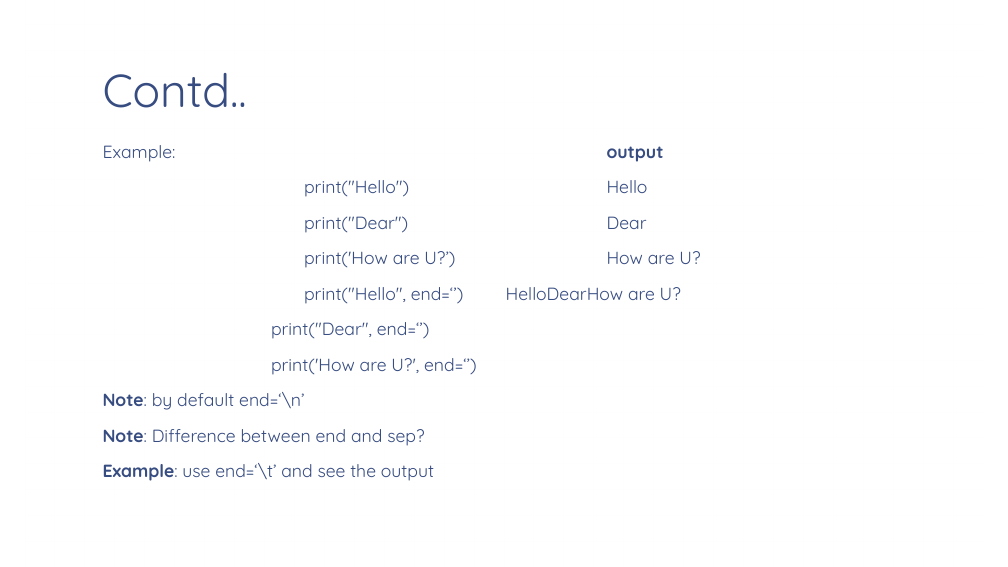
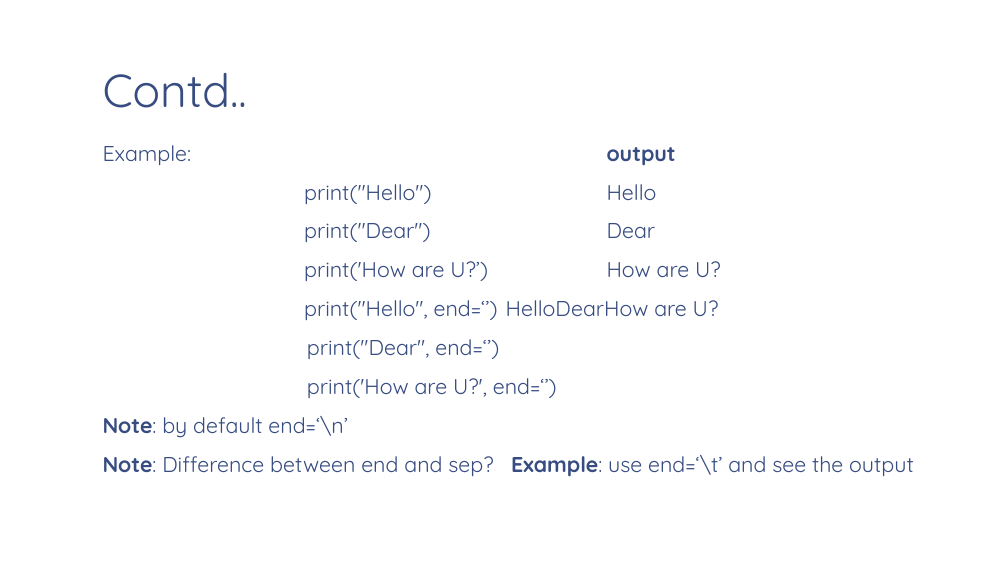
Before and after one commit to vaishnavi-consultants/Computer-Science, a slide deck: slide 19 of Python/Session2/PPT/Python_Fundamentals(Notes).pptx. Drawn at 1008x567 pixels with LibreOffice and Linux fonts; fonts in the diff are those of the drawing; background and template pictures are left out. Boxes give left, top, right and bottom in pixels: in the first picture for what was removed or moved away, otherwise in the second. Text is boxed around its words. In the diff, an @@ line names an element or a change of style, - is before the commit and + after.

```diff
--- a/Python/Session2/PPT/Python_Fundamentals(Notes).pptx
+++ b/Python/Session2/PPT/Python_Fundamentals(Notes).pptx
@@ text at [103, 145, 721, 438]: size 16.8 to 20.4 pt in "Example: output", "print("Hello") Hello", "print("Dear") Dear", "print('How are U?’) How are U?" and 4 more places @@
@@ text at [103, 455, 914, 477]: text changed; size 16.8 to 20.4 pt @@
-Note: Difference between end and sep?
-Example: use end=‘\t’ and see the output
+Note: Difference between end and sep? Example: use end=‘\t’ and see the output
```
Also in this commit, not shown: 4 other slides changed, 5 slides added.
